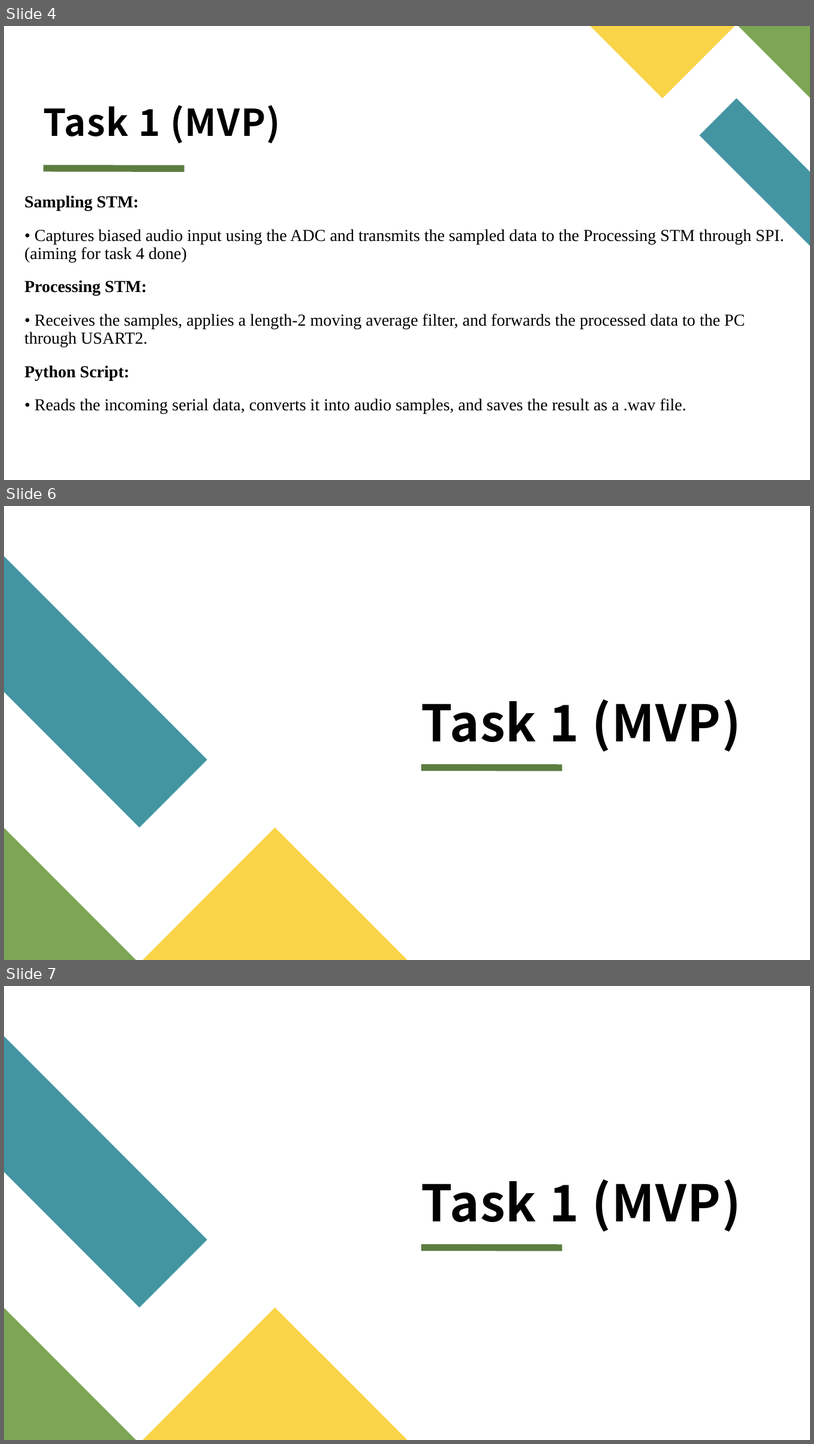
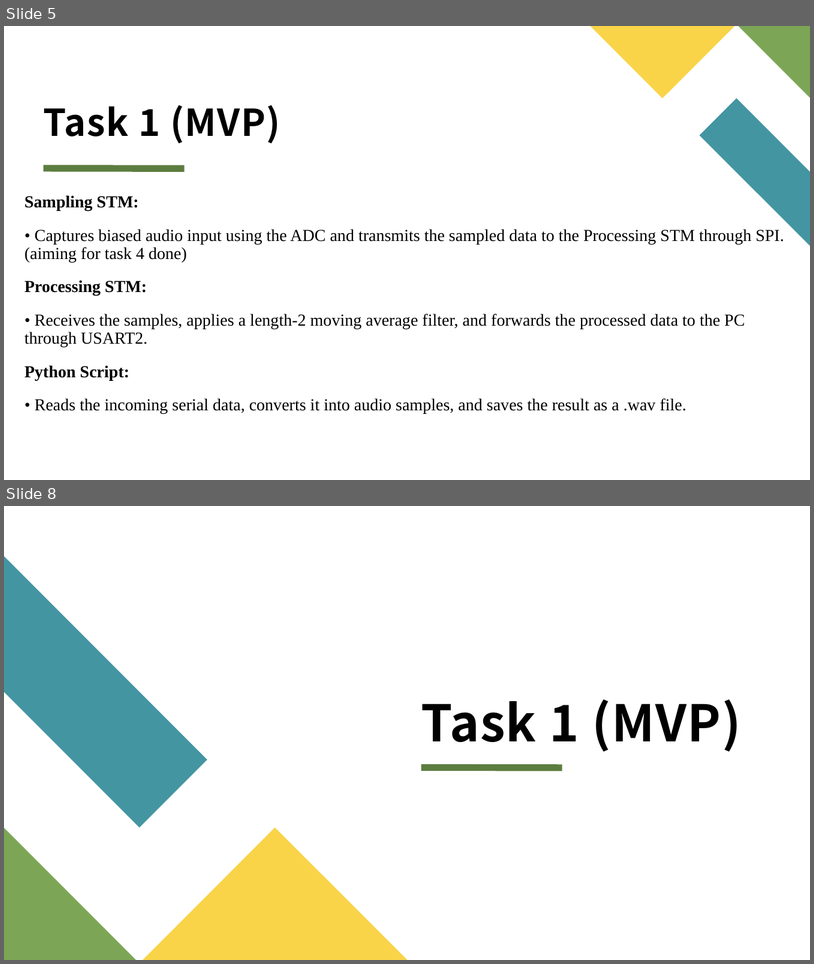
Before and after one commit to mooncakes0/ECE2071_project_F08, a slide deck: ECE2071_Project_F08_PPTslides.pptx. Shown one above the other, each under a label of ours: slides 4, 6 and 7 before the commit, slides 5 and 8 after it; the slides between them are not shown. The pictures are 814x1444 and 814x964 pixels, drawn with LibreOffice and Linux fonts; fonts in the diff are those of the drawing. Boxes give left, top, right and bottom in pixels: in the first picture for what was removed or moved away, otherwise in the second. Text is boxed around its words. In the diff, an @@ line names an element or a change of style, - is before the commit and + after.

```diff
--- a/ECE2071_Project_F08_PPTslides.pptx
+++ b/ECE2071_Project_F08_PPTslides.pptx
@@ slide 6 removed at box(4, 506, 810, 960), background #FFFFFF; not listed: 4 template elements that a slide beside it also shows @@
@@ title removed at box(422, 699, 741, 751) @@
-Task 1 (MVP)
@@ what was slide 4 is now slide 5 @@
@@ what was slide 7 is now slide 8 @@
```
Also in this commit, not shown: 1 slide changed, 2 slides added, 5 other slides removed, 1 other file.
